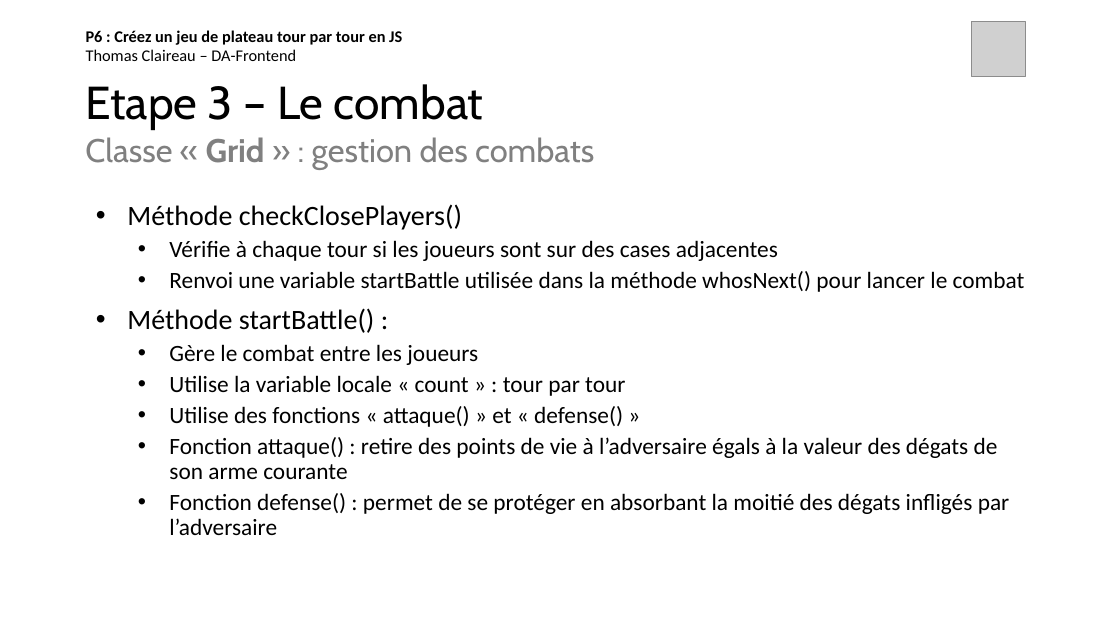
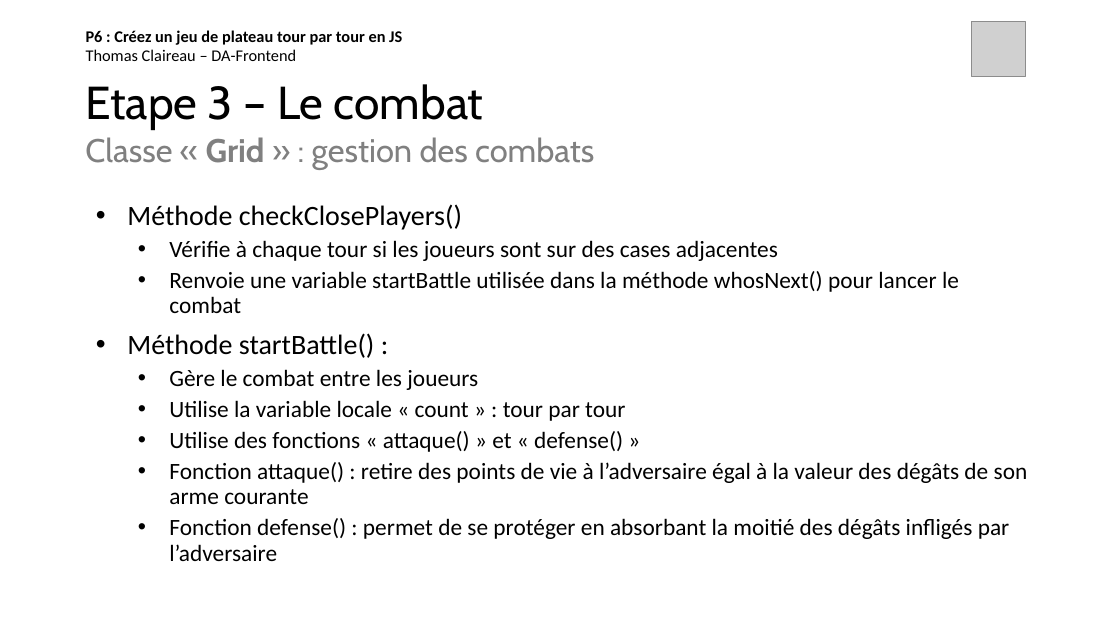
Before and after one commit to thomas-claireau/P6-Openclassrooms, a slide deck: slide 13 of Présentation P6 - OpenClassrooms.pptx. Drawn at 1120x630 pixels with LibreOffice and Linux fonts; fonts in the diff are those of the drawing; grey boxes stand for pictures. Boxes give left, top, right and bottom in pixels: in the first picture for what was removed or moved away, otherwise in the second. Text is boxed around its words. In the diff, an @@ line names an element or a change of style, - is before the commit and + after.

Commit message:
update powerpoint

```diff
--- a/Présentation P6 - OpenClassrooms.pptx
+++ b/Présentation P6 - OpenClassrooms.pptx
@@ text at (169, 271, 959, 313): text changed @@
-  • Renvoi une variable startBattle utilisée dans la méthode whosNext() pour lancer le combat
+  • Renvoie une variable startBattle utilisée dans la méthode whosNext() pour lancer le combat
@@ text at (169, 462, 1028, 561): text changed @@
-  • Fonction attaque() : retire des points de vie à l’adversaire égals à la valeur des dégats de son arme courante
-  • Fonction defense() : permet de se protéger en absorbant la moitié des dégats infligés par l’adversaire
+  • Fonction attaque() : retire des points de vie à l’adversaire égal à la valeur des dégâts de son arme courante
+  • Fonction defense() : permet de se protéger en absorbant la moitié des dégâts infligés par l’adversaire
```
Also in this commit, not shown: 4 other slides changed.
